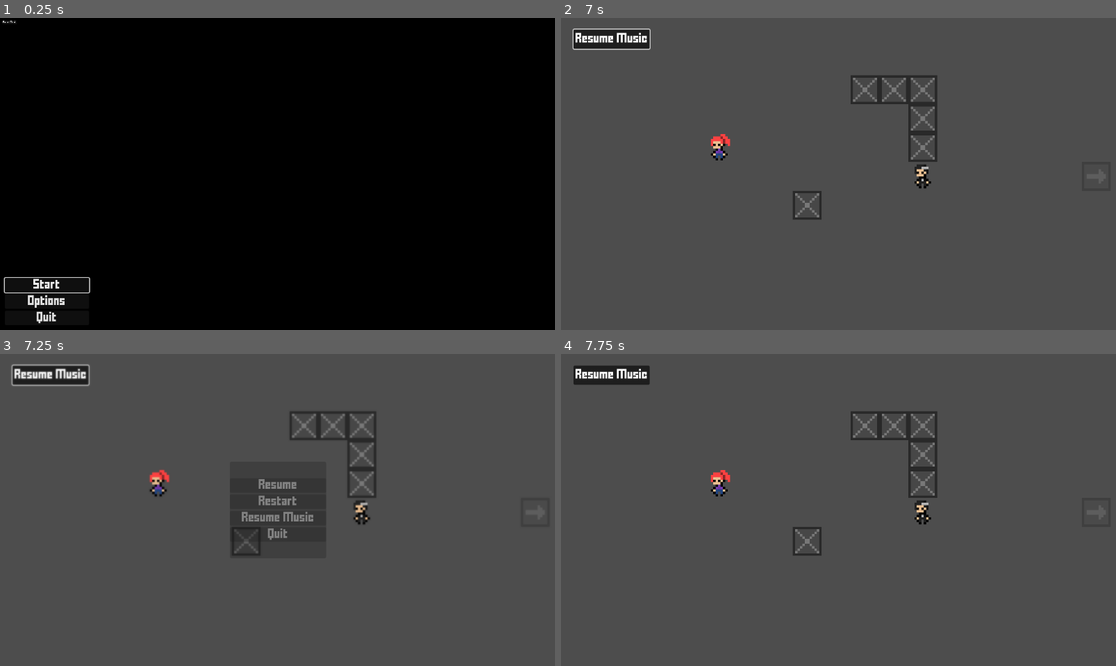
Above: before the commit, frames 1-4 (two rows, left to right).
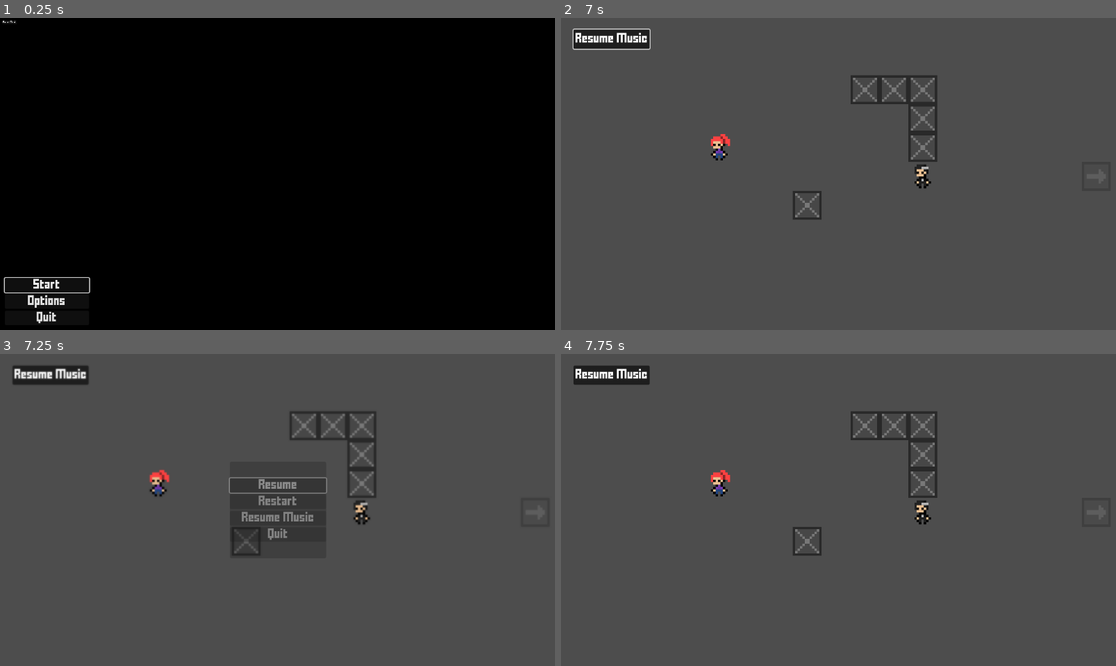
Above: after the commit, the same moments.

Repository: Wlaroos/Hallowed
Game: Godot game, scene res://Scenes/main_menu.tscn
Two runs of this game, one before a commit and one after it. Both use one fixed random seed, a clock stepped at 60 frames per second and the inputs below. Sound files missing from this copy of the repository are replaced by a short silence.
Inputs:
- Up to frame 1 (0.25 s): no input
- Up to frame 2 (7 s): click "Start" at 0.5 s; click "Pause Music" at 1.25 s; click "Resume Music" at 2 s; click "Pause Music" at 2.75 s; hold D (move_right) 3.53-4.28 s; hold E (advance_dialog) 3.53-4.28 s; hold S (move_down) 4.28-5.03 s; tap E (advance_dialog) at 4.35, 5.85 s; hold D (move_right) 5.03-5.78 s; hold E (advance_dialog) 5.03-5.78 s; hold W (move_up) 5.78-6.53 s; hold A (move_left) from 6.53 s (still down); hold E (advance_dialog) from 6.53 s (still down)
- Up to frame 3 (7.25 s): keep holding A (move_left); keep holding E (advance_dialog); tap P (pause) at 7.15 s
- Up to frame 4 (7.75 s): release A (move_left) at 7.25 s; release E (advance_dialog) at 7.25 s; click "Resume" at 7.25 s

Frames 1-2 are identical in both runs. In frame 3, 0.3% of the frame differs, in the area x 2-59%, y 3-45%; in frame 4, nothing differs.

Commit message:
Made it so that the pause menu is "grabbed"

Diff:
--- a/pause_menu.gd
+++ b/pause_menu.gd
@@ -16,6 +16,8 @@
 	change_text()
 	is_paused = !is_paused
 	get_tree().paused = is_paused
+
+	$PanelContainer/VBoxContainer/ResumeButton.grab_focus()
 
 	if is_paused:
 		show()
--- a/pause_menu.tscn
+++ b/pause_menu.tscn
@@ -7,6 +7,33 @@
 [sub_resource type="ShaderMaterial" id="ShaderMaterial_05uyy"]
 shader = ExtResource("1_nwcfo")
 shader_parameter/lod = 0.0
+
+[sub_resource type="Animation" id="Animation_2nc7s"]
+length = 0.001
+tracks/0/type = "value"
+tracks/0/imported = false
+tracks/0/enabled = true
+tracks/0/path = NodePath("ColorRect:material:shader_parameter/lod")
+tracks/0/interp = 1
+tracks/0/loop_wrap = true
+tracks/0/keys = {
+"times": PackedFloat32Array(0),
+"transitions": PackedFloat32Array(1),
+"update": 0,
+"values": [0.0]
+}
+tracks/1/type = "value"
+tracks/1/imported = false
+tracks/1/enabled = true
+tracks/1/path = NodePath("PanelContainer:modulate")
+tracks/1/interp = 1
+tracks/1/loop_wrap = true
+tracks/1/keys = {
+"times": PackedFloat32Array(0),
+"transitions": PackedFloat32Array(1),
+"update": 0,
+"values": [Color(1, 1, 1, 0)]
+}
 
 [sub_resource type="Animation" id="Animation_p81d2"]
 resource_name = "blur"
@@ -34,33 +61,6 @@
 "transitions": PackedFloat32Array(1, 1),
 "update": 0,
 "values": [Color(1, 1, 1, 0), Color(1, 1, 1, 1)]
-}
-
-[sub_resource type="Animation" id="Animation_2nc7s"]
-length = 0.001
-tracks/0/type = "value"
-tracks/0/imported = false
-tracks/0/enabled = true
-tracks/0/path = NodePath("ColorRect:material:shader_parameter/lod")
-tracks/0/interp = 1
-tracks/0/loop_wrap = true
-tracks/0/keys = {
-"times": PackedFloat32Array(0),
-"transitions": PackedFloat32Array(1),
-"update": 0,
-"values": [0.0]
-}
-tracks/1/type = "value"
-tracks/1/imported = false
-tracks/1/enabled = true
-tracks/1/path = NodePath("PanelContainer:modulate")
-tracks/1/interp = 1
-tracks/1/loop_wrap = true
-tracks/1/keys = {
-"times": PackedFloat32Array(0),
-"transitions": PackedFloat32Array(1),
-"update": 0,
-"values": [Color(1, 1, 1, 0)]
 }
 
 [sub_resource type="AnimationLibrary" id="AnimationLibrary_d3xb4"]
--- a/tile_map_layer.tscn
+++ b/tile_map_layer.tscn
@@ -3,4 +3,5 @@
 [sub_resource type="TileSet" id="TileSet_g245i"]
 
 [node name="TileMapLayer" type="TileMapLayer"]
+position = Vector2(0, 8)
 tile_set = SubResource("TileSet_g245i")
